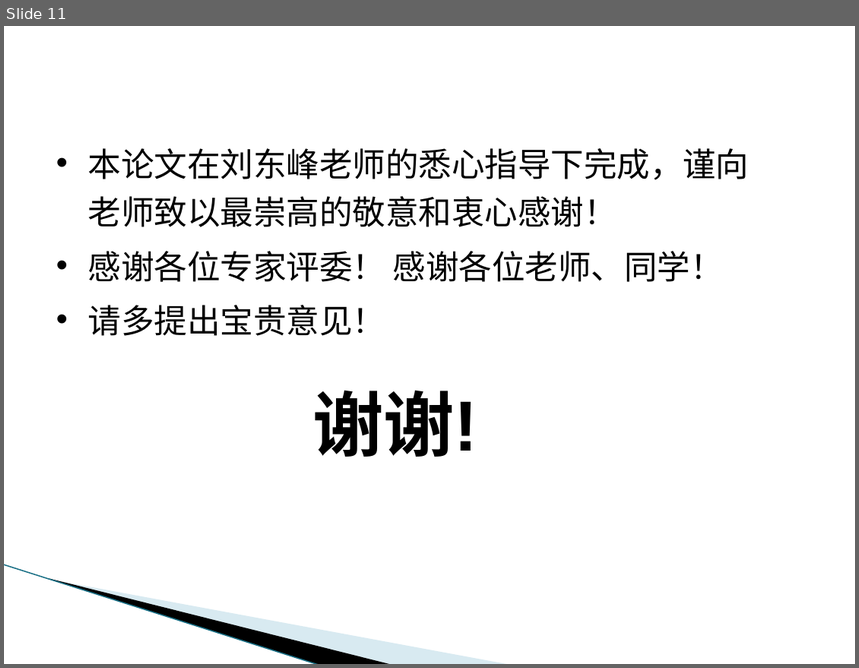
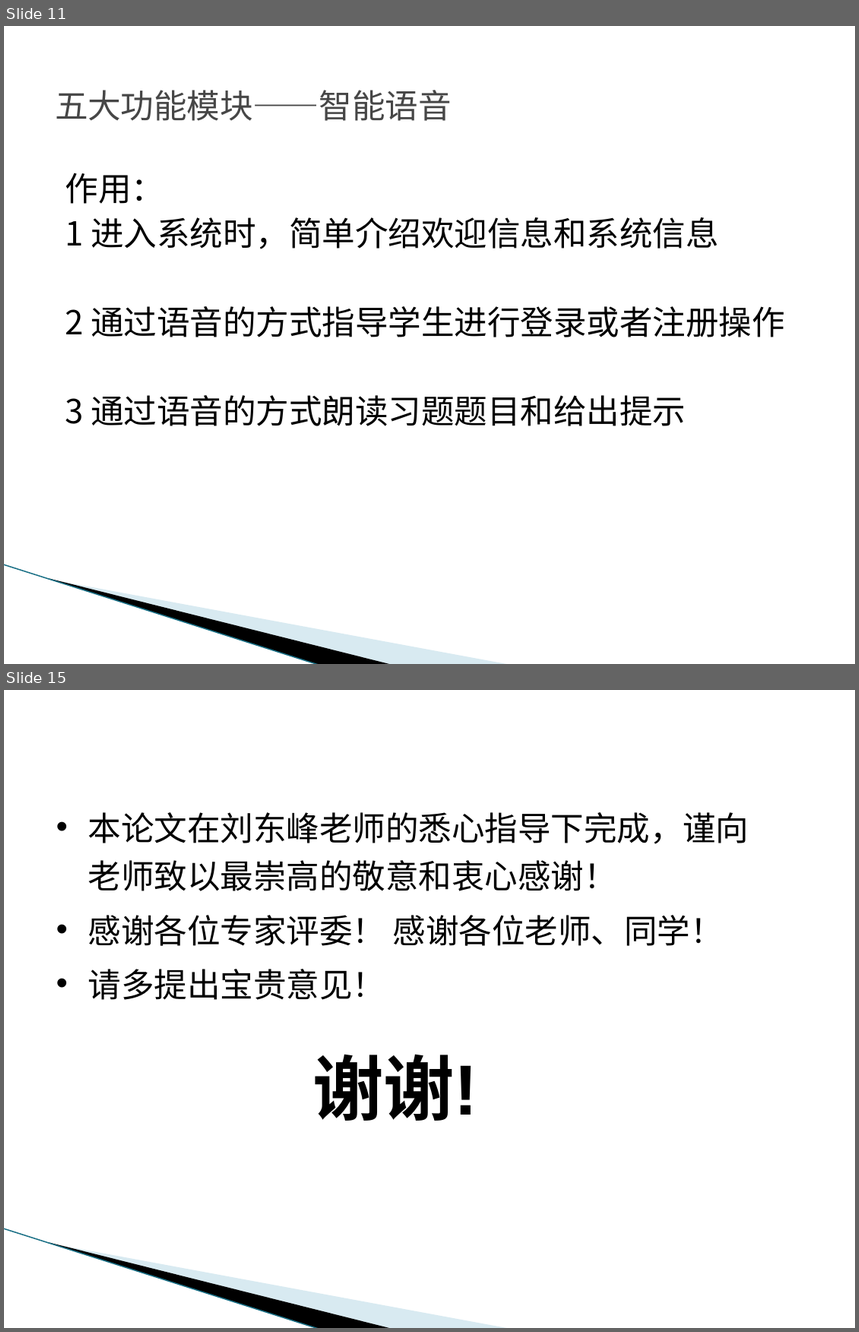
Before and after one commit to zxy15914507674/bishe, a slide deck: 张祥裕答辩PPT.pptx. Shown one above the other, each under a label of ours: slide 11 before the commit, slides 11 and 15 after it; the slides between them are not shown. The pictures are 859x668 and 859x1332 pixels, drawn with LibreOffice and Linux fonts; fonts in the diff are those of the drawing; background and template pictures are left out. Boxes give left, top, right and bottom in pixels: in the first picture for what was removed or moved away, otherwise in the second. Text is boxed around its words. In the diff, an @@ line names an element or a change of style, - is before the commit and + after.

Commit message:
智能语音模块和智能答疑模块完成

```diff
--- a/张祥裕答辩PPT.pptx
+++ b/张祥裕答辩PPT.pptx
@@ slide 11 added at <box>4,26,855,664</box>, background #FFFFFF; not listed: 3 template elements that a slide beside it also shows @@
@@ title added at <box>55,90,452,121</box>, 28 pt, text #464646 @@
+五大功能模块——智能语音
@@ text added at <box>66,173,785,427</box>, 28 pt, text #000000 @@
+作用：
+1 进入系统时，简单介绍欢迎信息和系统信息
+2 通过语音的方式指导学生进行登录或者注册操作
+3 通过语音的方式朗读习题题目和给出提示
@@ what was slide 11 is now slide 15 @@
```
Also in this commit, not shown: 2 slides changed, 3 other slides added.
